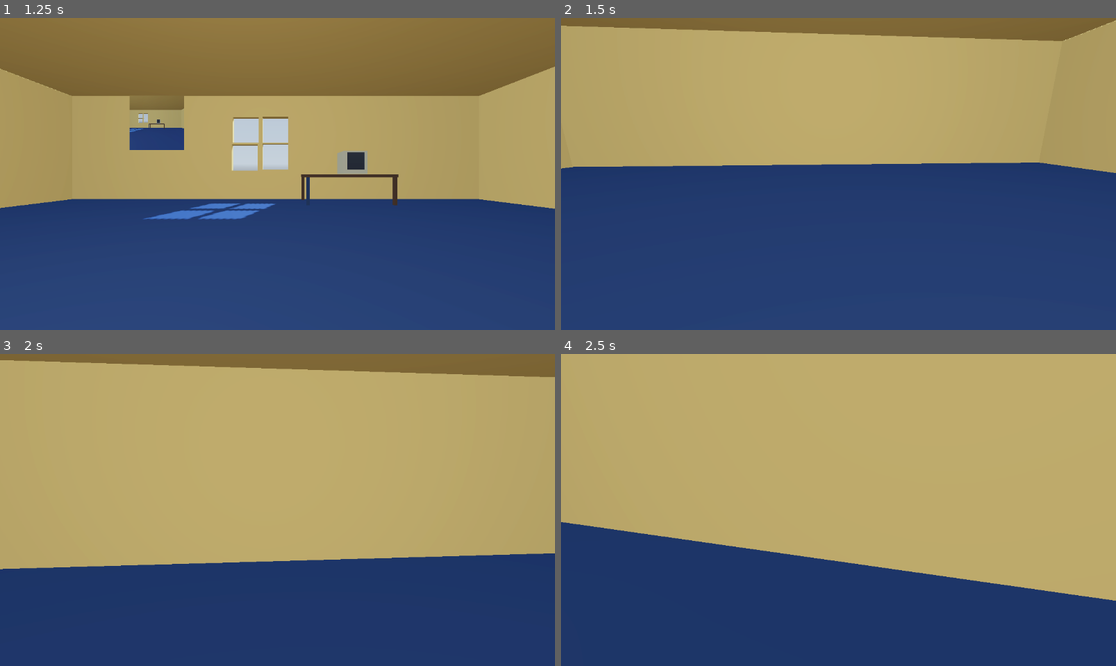
Above: before the commit, frames 1-4 (two rows, left to right).
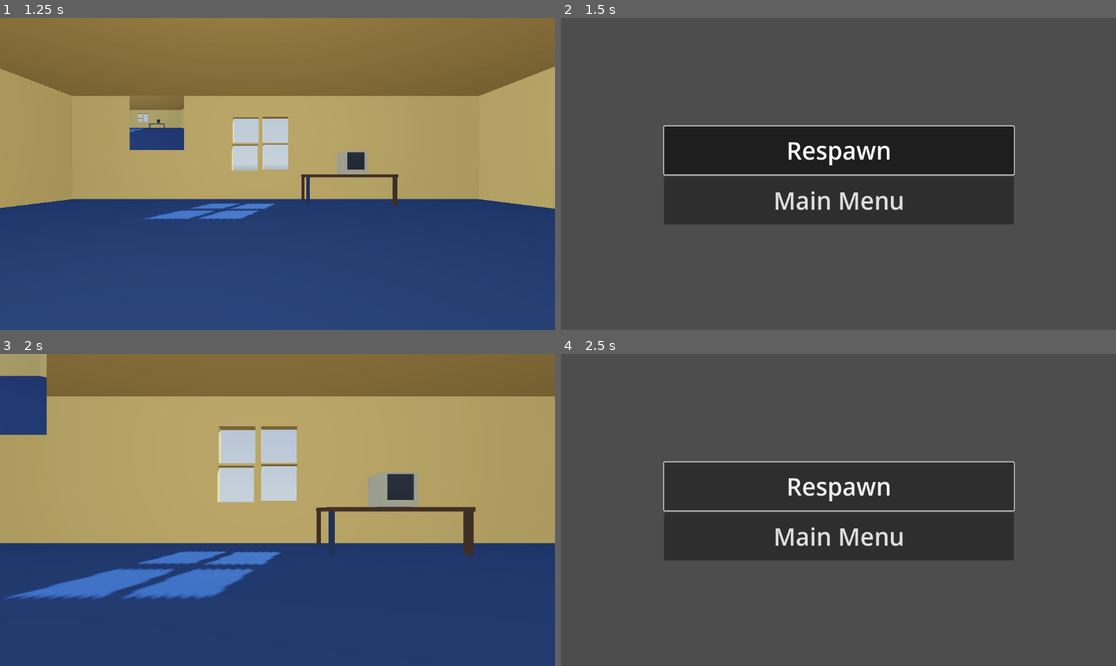
Above: after the commit, the same moments.

Repository: cptretro/DorianSmiles
Game: Godot game, scene res://Scenes/UI/main_menu.tscn
Same seed, same stepped clock (60 frames per second), same inputs: the game is played once before the commit and once after it. A sky picture missing from this copy of the repository is replaced by a grey-blue gradient.
Inputs (mouse positions are in pixels of both pictures, inside the frame that each line leads up to):
- Up to frame 1 (1.25 s): click "Play" at 0.5 s
- Up to frame 2 (1.5 s): tap Enter at 1.25 s; move the mouse to (866, 174) at 1.27 s; hold W (Up) from 1.28 s (still down); hold Shift (sprint, bound only after the commit) from 1.28 s (still down); click (866, 174) at 1.42 s
- Up to frame 3 (2 s): keep holding W (Up); keep holding Shift (sprint, bound only after the commit); tap Space (Jump) at 1.52 s
- Up to frame 4 (2.5 s): keep holding W (Up); move the mouse to (810, 510) at 2.02 s; release Shift (sprint, bound only after the commit) at 2.03 s; tap E (Interact) at 2.1 s; tap Space (Jump) at 2.27 s; tap Shift (sprint, bound only after the commit) at 2.3 s

Frame 1 is identical in both runs. In frame 2, 100% of the frame differs, in the area x 0-100%, y 0-100%; in frame 3, 23%; in frame 4, 100%.

Commit message:
respawn menu basic

Diff:
--- a/Respawn_Menu.gd
+++ b/Respawn_Menu.gd
@@ -1,13 +1,14 @@
 extends Control
 
 
-
-# respawn button
-func _on_Respawn_pressed():
-	get_tree().reload_current_scene()
+func _ready():
+	$VBoxContainer/Respawn.grab_focus()
 
 
+#repawn button
+func _on_respawn_pressed():
+	get_tree().change_scene_to_file("res://Scenes/world.tscn")
 
-# main menu button
-func _on_Main_Menu_pressed():
+#main menu button
+func _on_main_menu_pressed():
 	get_tree().change_scene_to_file("res://Scenes/UI/main_menu.tscn")
--- a/Scenes/player.tscn
+++ b/Scenes/player.tscn
@@ -30,3 +30,9 @@
 target_position = Vector3(0, -1, -5)
 
 [node name="PauseMenu" parent="." instance=ExtResource("2_6wog5")]
+
+[node name="regin_timer" type="Timer" parent="."]
+wait_time = 3.0
+autostart = true
+
+[connection signal="timeout" from="regin_timer" to="." method="_on_regin_timer_timeout"]
--- a/Scripts/Player.gd
+++ b/Scripts/Player.gd
@@ -1,8 +1,8 @@
 extends CharacterBody3D
 
 var SPEED
-const WAlK_SPEED = 5.0
-const SPRINT_SPEED = 8.0
+const WAlK_SPEED = 4.0
+const SPRINT_SPEED = 6.0
 const JUMP_VELOCITY = 4.5
 const SENSITIVITY = 0.003
 
@@ -14,6 +14,9 @@
 #FOV variables
 const BASE_FOV = 75.0
 const FOV_CHANGE = 1.5
+
+#health
+var health = 100
 
 
 
@@ -63,9 +66,16 @@
 	else:
 		SPEED = WAlK_SPEED
 
+
+
+
 	# Handle Jump.
 	if Input.is_action_just_pressed("Jump") and is_on_floor():
 		velocity.y = JUMP_VELOCITY
+
+	if Input.is_action_just_pressed("sprint"):
+		get_tree().change_scene_to_file("res://Scripts/respawn_menu.tscn")
+
 
 		# Get the input direction and handle the movement/deceleration.
 		# As good practice, you should replace UI actions with custom gameplay actions.
@@ -100,3 +110,13 @@
 	pos.y = sin(time * BOB_FREQ) * BOB_AMP
 	pos.x = cos(time * BOB_FREQ / 2) * BOB_AMP
 	return pos
+
+
+
+func _on_regin_timer_timeout():
+	if health < 100:
+		health = health + 20
+		if health > 100:
+			health = 100
+	if health <= 0:
+		health = 0
--- a/Scripts/respawn_menu.tscn
+++ b/Scripts/respawn_menu.tscn
@@ -31,11 +31,16 @@
 custom_minimum_size = Vector2(0, 100)
 layout_mode = 2
 size_flags_vertical = 4
+focus_neighbor_top = NodePath("../Main Menu")
 theme_override_font_sizes/font_size = 50
 text = "Respawn"
 
 [node name="Main Menu" type="Button" parent="VBoxContainer"]
 custom_minimum_size = Vector2(0, 100)
 layout_mode = 2
+focus_neighbor_bottom = NodePath("../Respawn")
 theme_override_font_sizes/font_size = 50
 text = "Main Menu"
+
+[connection signal="pressed" from="VBoxContainer/Respawn" to="." method="_on_respawn_pressed"]
+[connection signal="pressed" from="VBoxContainer/Main Menu" to="." method="_on_main_menu_pressed"]
--- a/project.godot
+++ b/project.godot
@@ -59,3 +59,8 @@
 "events": [Object(InputEventKey,"resource_local_to_scene":false,"resource_name":"","device":-1,"window_id":0,"alt_pressed":false,"shift_pressed":false,"ctrl_pressed":false,"meta_pressed":false,"pressed":false,"keycode":0,"physical_keycode":69,"key_label":0,"unicode":101,"echo":false,"script":null)
 ]
 }
+sprint={
+"deadzone": 0.5,
+"events": [Object(InputEventKey,"resource_local_to_scene":false,"resource_name":"","device":0,"window_id":0,"alt_pressed":false,"shift_pressed":false,"ctrl_pressed":false,"meta_pressed":false,"pressed":false,"keycode":0,"physical_keycode":4194325,"key_label":0,"unicode":0,"echo":false,"script":null)
+]
+}
